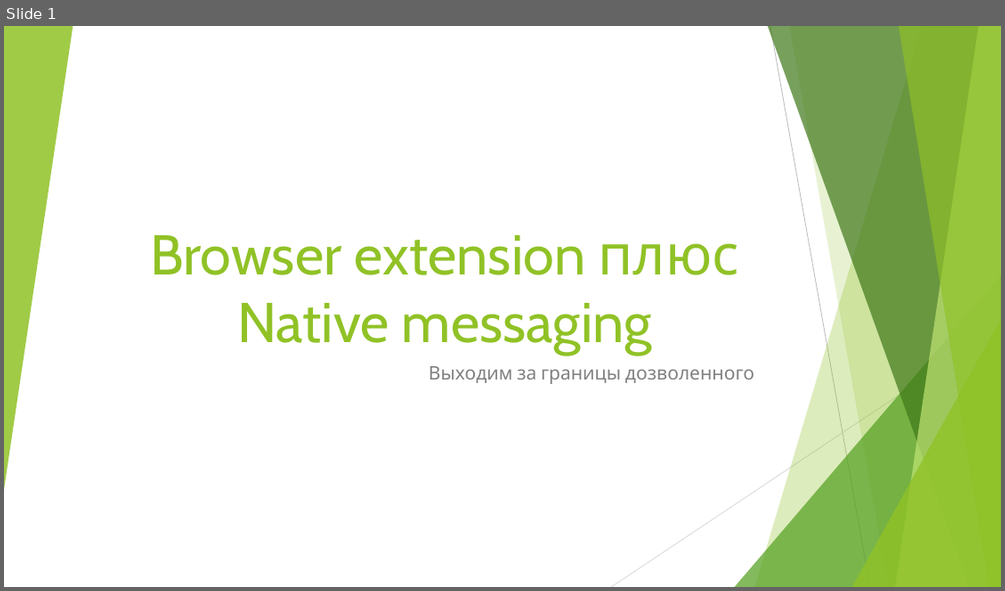
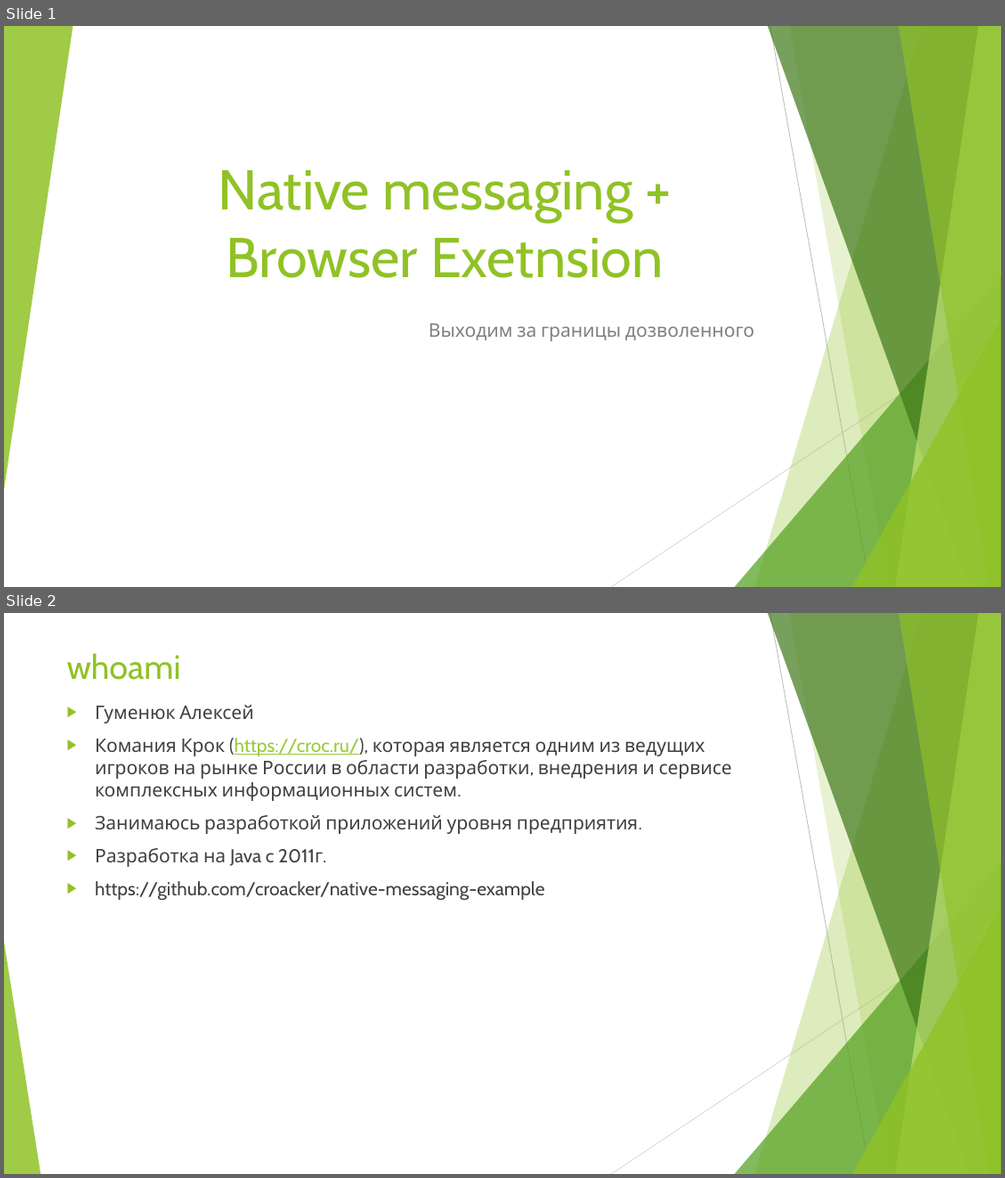
Before and after one commit to croacker/croc-extension-report, a slide deck: report/Presentation.pptx. Shown one above the other, each under a label of ours: slide 1 before the commit, slides 1 and 2 after it. The pictures are 1005x591 and 1005x1178 pixels, drawn with LibreOffice and Linux fonts; fonts in the diff are those of the drawing. Boxes give left, top, right and bottom in pixels: in the first picture for what was removed or moved away, otherwise in the second. Text is boxed around its words. In the diff, an @@ line names an element or a change of style, - is before the commit and + after.

```diff
--- a/report/Presentation.pptx
+++ b/report/Presentation.pptx
@@ slide 2 added at (4,613,1001,1174), background #FFFFFF; not listed: 9 template elements that a slide beside it also shows @@
@@ title added at (67,653,181,680), 32.4 pt, text #90C226 @@
+whoami
@@ text added at (95,705,732,900), 18 pt, text #404040 @@
+▶ Гуменюк Алексей
+▶ Комания Крок (https://croc.ru/), которая является одним из ведущих игроков на рынке России в области разработки, внедрения и сервисе комплексных информационных систем.
+▶ Занимаюсь разработкой приложений уровня предприятия.
+▶ Разработка на Java c 2011г.
+▶ https://github.com/croacker/native-messaging-example
@@ triangle added at (4,941,40,1174), fill #90C226 at 85% opacity @@
@@ slide 1 changed as well @@
@@ title at (218,170,663,278): text changed @@
-Browser extension плюс Native messaging
+Native messaging + Browser Exetnsion
@@ subtitle "Выходим за границы дозволенного": place and size @@
-subtitle "Выходим за границы дозволенного" at (429,366,754,384)
+subtitle "Выходим за границы дозволенного" at (429,323,754,341)
```
Also in this commit, not shown: 3 other slides added, 1 slide removed, 1 other file.
